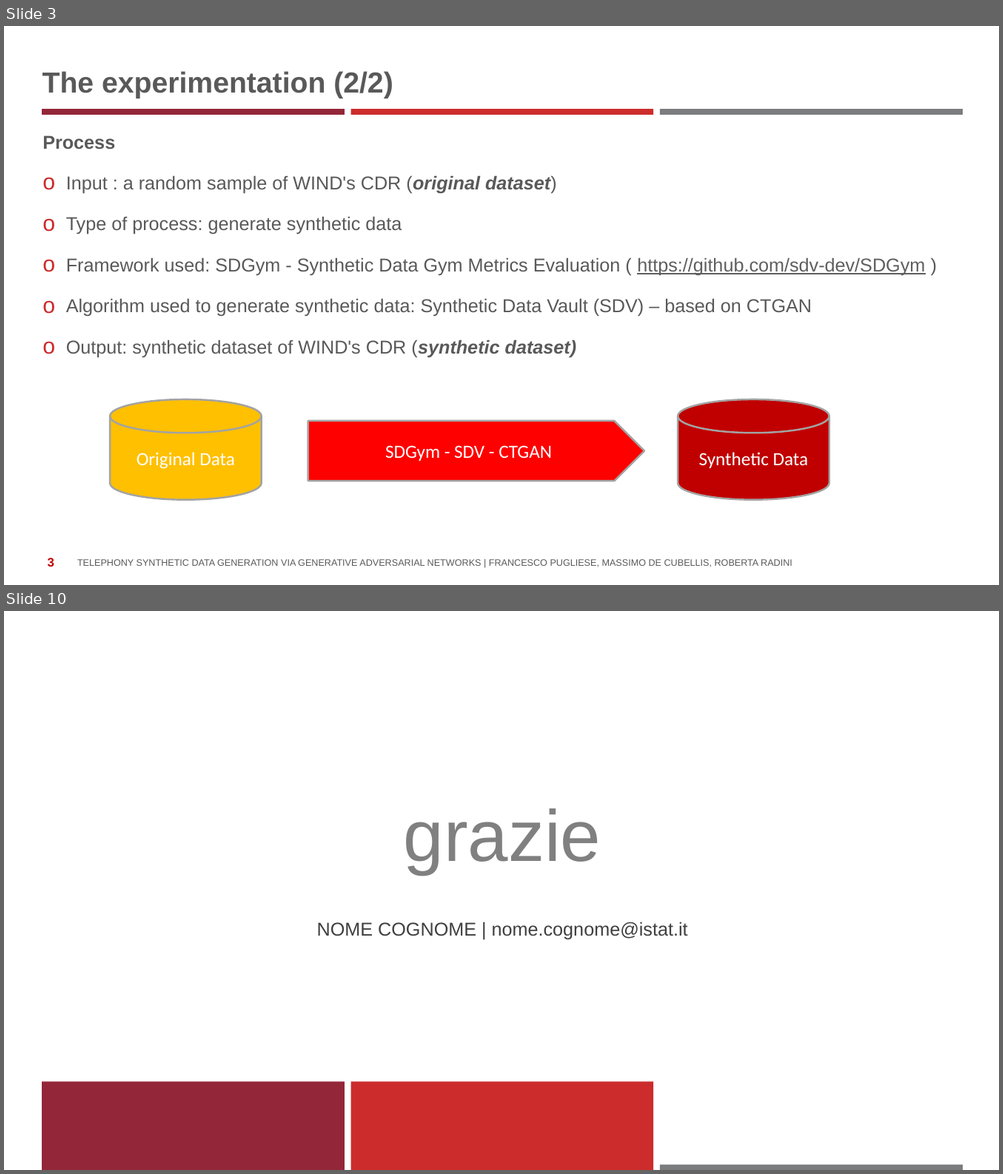
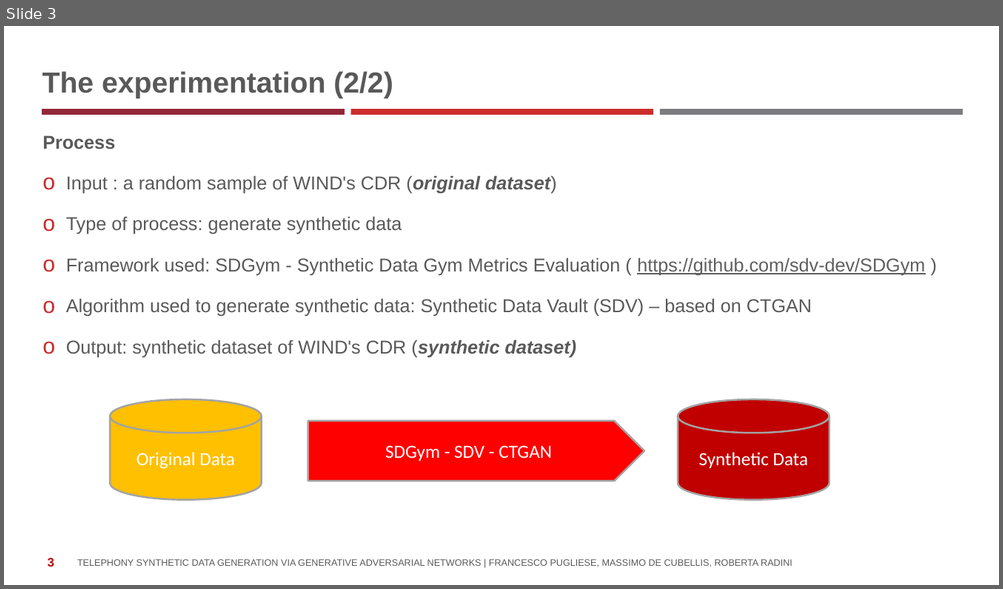
Before and after one commit to istat-methodology/Synthetic_Data, a slide deck: Presentations/Telephony Synthetic Data Generation via GANs.pptx. Shown one above the other, each under a label of ours: slides 3 and 10 before the commit, slide 3 after it; the slides between them are not shown. The pictures are 1003x1174 and 1003x589 pixels, drawn with LibreOffice and Linux fonts; fonts in the diff are those of the drawing; background and template pictures are left out. Boxes give left, top, right and bottom in pixels: in the first picture for what was removed or moved away, otherwise in the second. Text is boxed around its words. In the diff, an @@ line names an element or a change of style, - is before the commit and + after.

```diff
--- a/Presentations/Telephony Synthetic Data Generation via GANs.pptx
+++ b/Presentations/Telephony Synthetic Data Generation via GANs.pptx
@@ slide 10 removed at <box>4,611,999,1170</box>, background #FFFFFF @@
@@ title removed at <box>404,809,601,874</box> @@
-grazie
@@ text removed at <box>317,922,688,940</box> @@
-NOME COGNOME | nome.cognome@istat.it
@@ rectangle removed at <box>42,1082,345,1170</box> @@
@@ rectangle removed at <box>351,1082,653,1170</box> @@
@@ rectangle removed at <box>660,1165,963,1170</box> @@
```
Also in this commit, not shown: 7 slides changed, 2 slides added, 1 other file.
